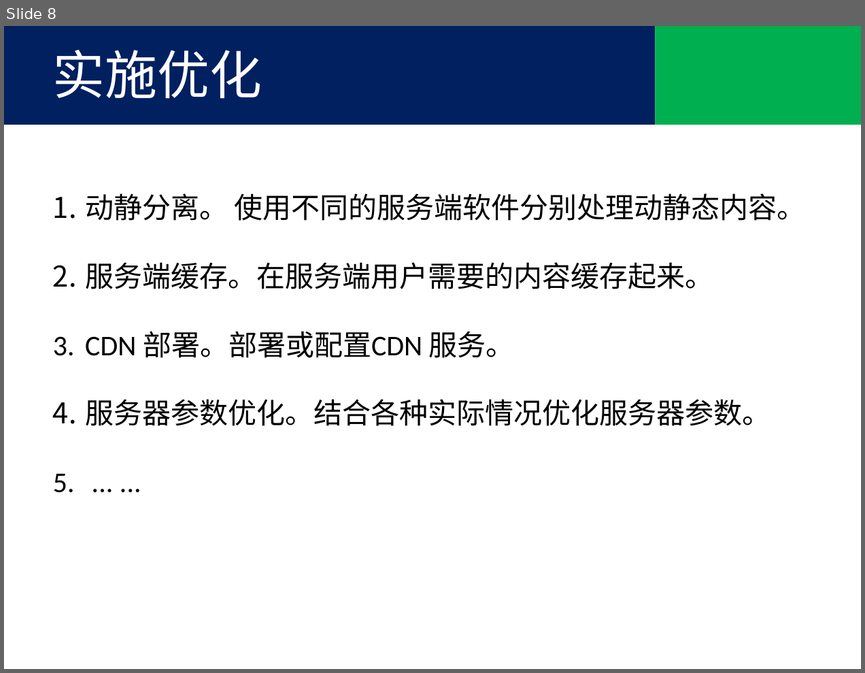
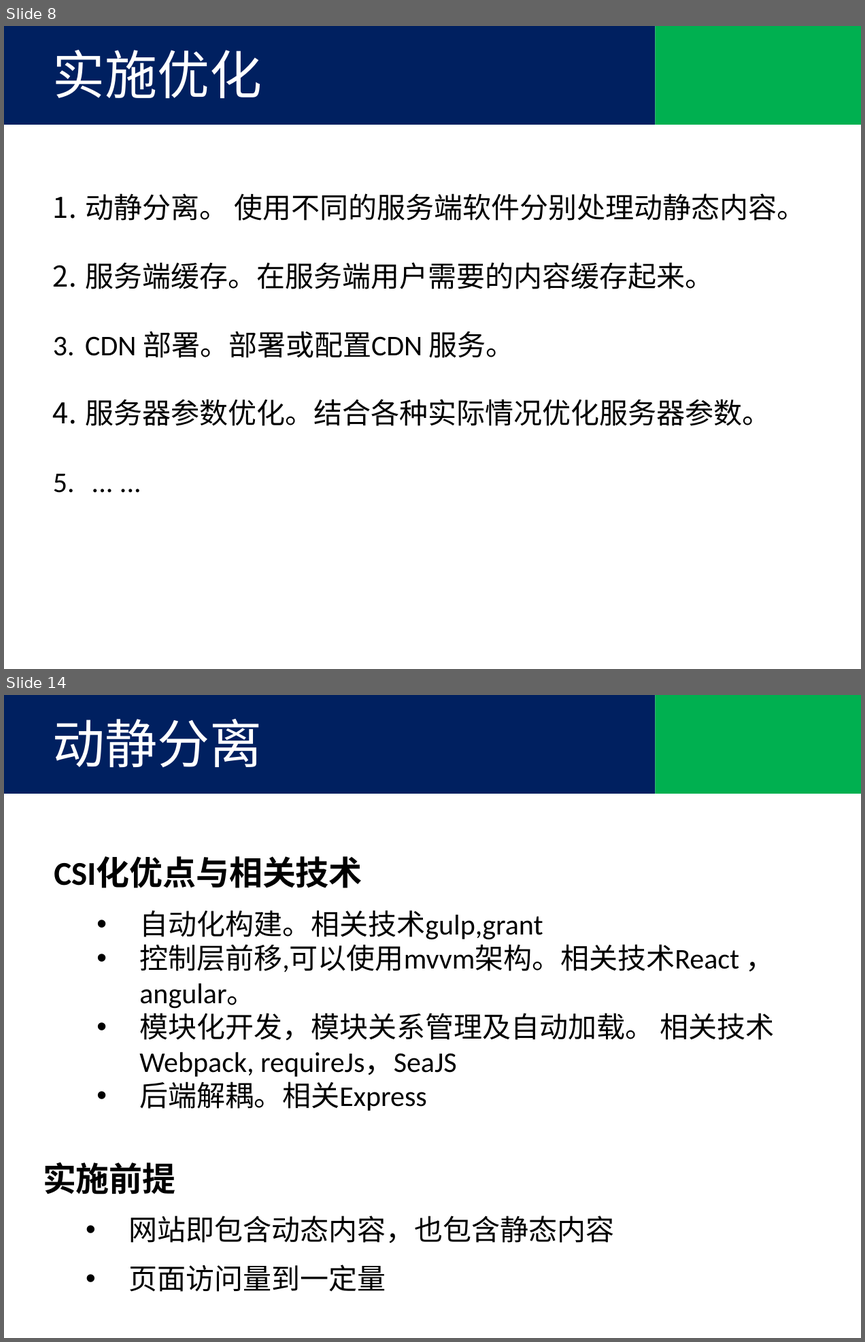
Before and after one commit to tjx222/javatrain, a slide deck: 前端优化.pptx. Shown one above the other, each under a label of ours: slide 8 before the commit, slides 8 and 14 after it; the slides between them are not shown. The pictures are 865x673 and 865x1342 pixels, drawn with LibreOffice and Linux fonts; fonts in the diff are those of the drawing; background and template pictures are left out. Boxes give left, top, right and bottom in pixels: in the first picture for what was removed or moved away, otherwise in the second. Text is boxed around its words. In the diff, an @@ line names an element or a change of style, - is before the commit and + after.

```diff
--- a/前端优化.pptx
+++ b/前端优化.pptx
@@ slide 14 added at bbox=[4, 695, 861, 1338], background #FFFFFF @@
@@ rectangle added at bbox=[4, 695, 655, 794], fill #002060 @@
@@ rectangle added at bbox=[655, 695, 861, 794], fill #00B050 @@
@@ text added at bbox=[53, 719, 262, 768], 44 pt, text #FFFFFF @@
+动静分离
@@ text added at bbox=[54, 858, 774, 1110], 24 pt, text #000000 @@
+CSI化优点与相关技术
+  • 自动化构建。相关技术gulp,grant
+  • 控制层前移,可以使用mvvm架构。相关技术React ，angular。
+  • 模块化开发，模块关系管理及自动加载。 相关技术Webpack, requireJs，SeaJS
+  • 后端解耦。相关Express
@@ text added at bbox=[43, 1162, 614, 1291], 24 pt, text #000000 @@
+实施前提
+  • 网站即包含动态内容，也包含静态内容
+  • 页面访问量到一定量
```
Also in this commit, not shown: 4 slides changed, 3 other slides added.
